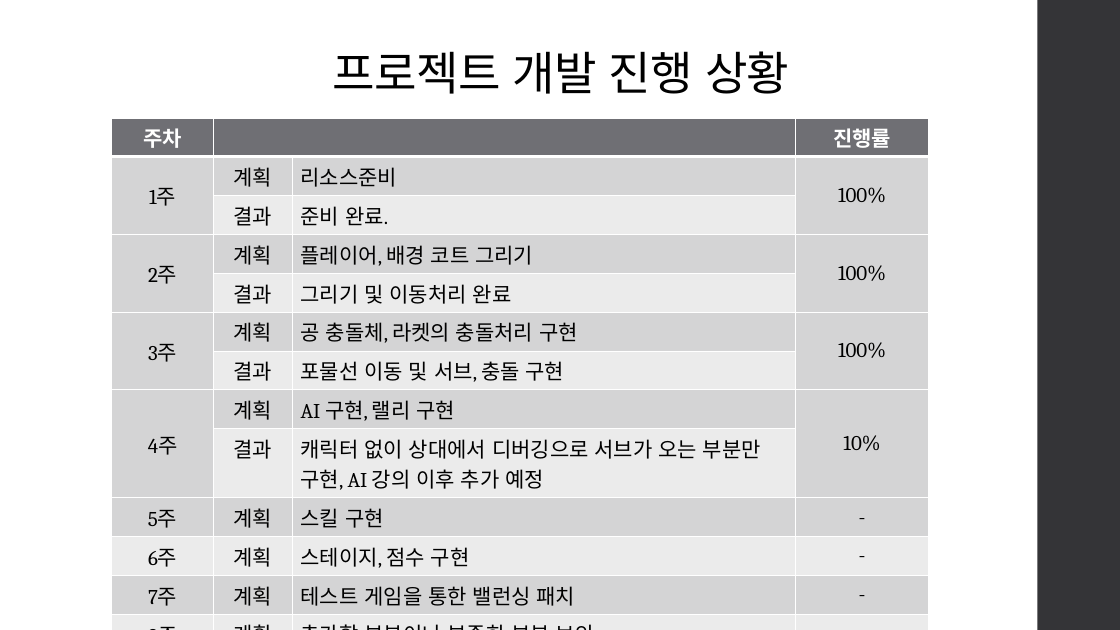
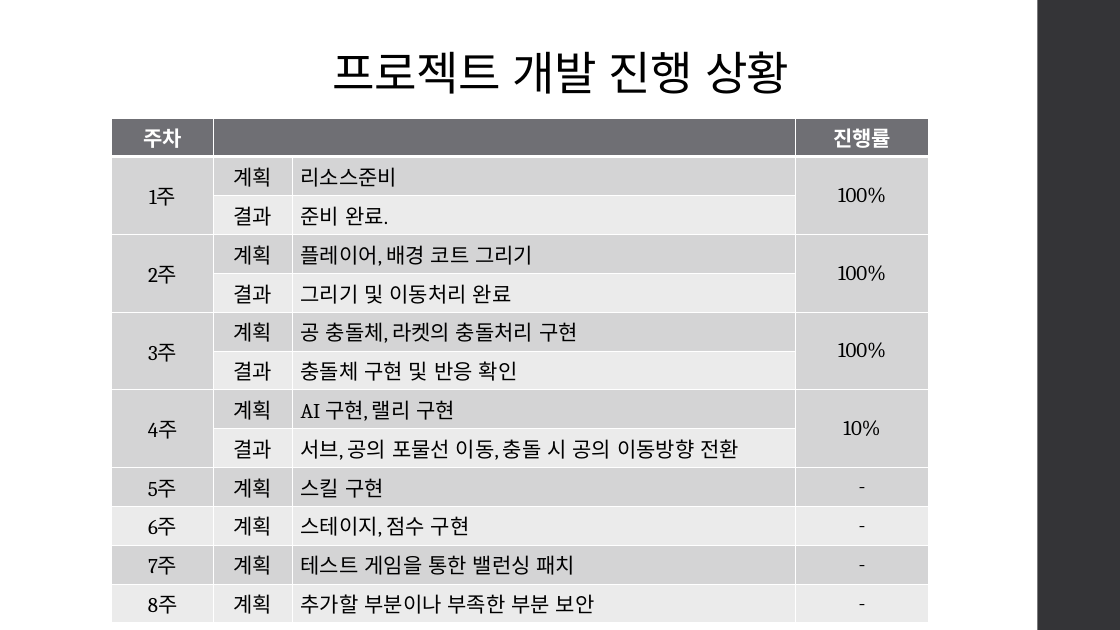
Before and after one commit to triglan/2DGP_TermProject, a slide deck: slide 2 of 2020182028이규원_2차 발표자료.pptx. Drawn at 1120x630 pixels with LibreOffice and Linux fonts; fonts in the diff are those of the drawing. Boxes give left, top, right and bottom in pixels: in the first picture for what was removed or moved away, otherwise in the second. Text is boxed around its words. In the diff, an @@ line names an element or a change of style, - is before the commit and + after.

```diff
--- a/2020182028이규원_2차 발표자료.pptx
+++ b/2020182028이규원_2차 발표자료.pptx
@@ table at [112,118,929,618] @@
-row 7, column 3: 포물선 이동 및 서브, 충돌 구현
+row 7, column 3: 충돌체 구현 및 반응 확인
-row 9, column 3: 캐릭터 없이 상대에서 디버깅으로 서브가 오는 부분만 구현, AI 강의 이후 추가 예정
+row 9, column 3: 서브, 공의 포물선 이동, 충돌 시 공의 이동방향 전환
```
Also in this commit, not shown: 3 other files.
